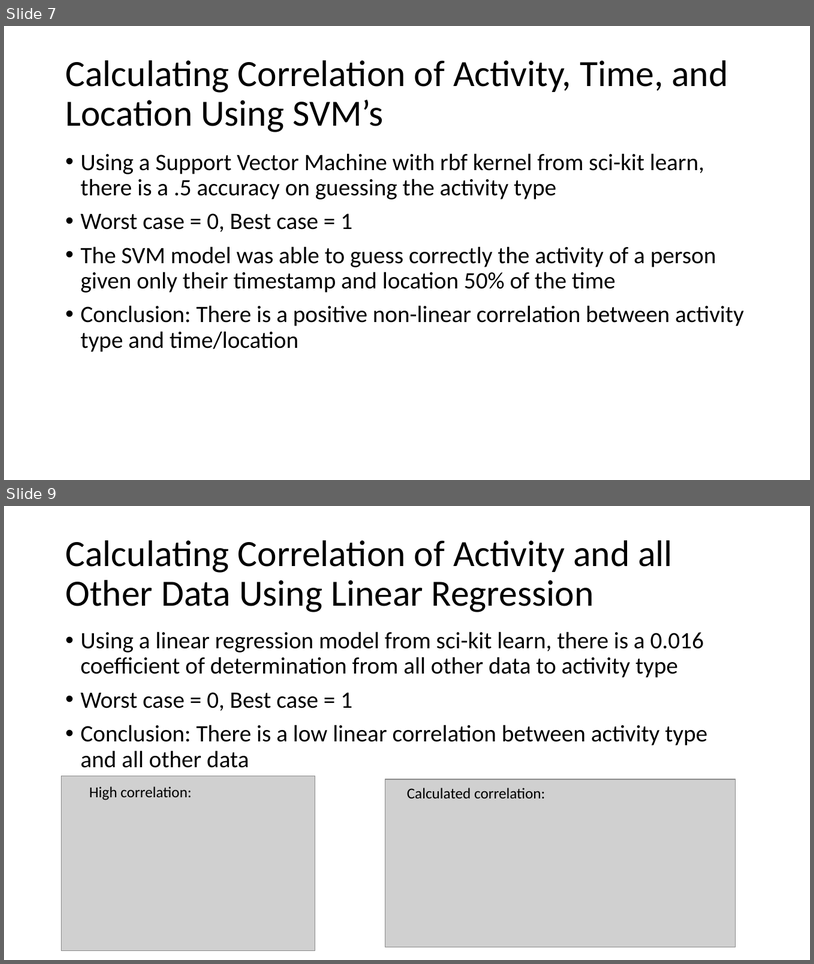
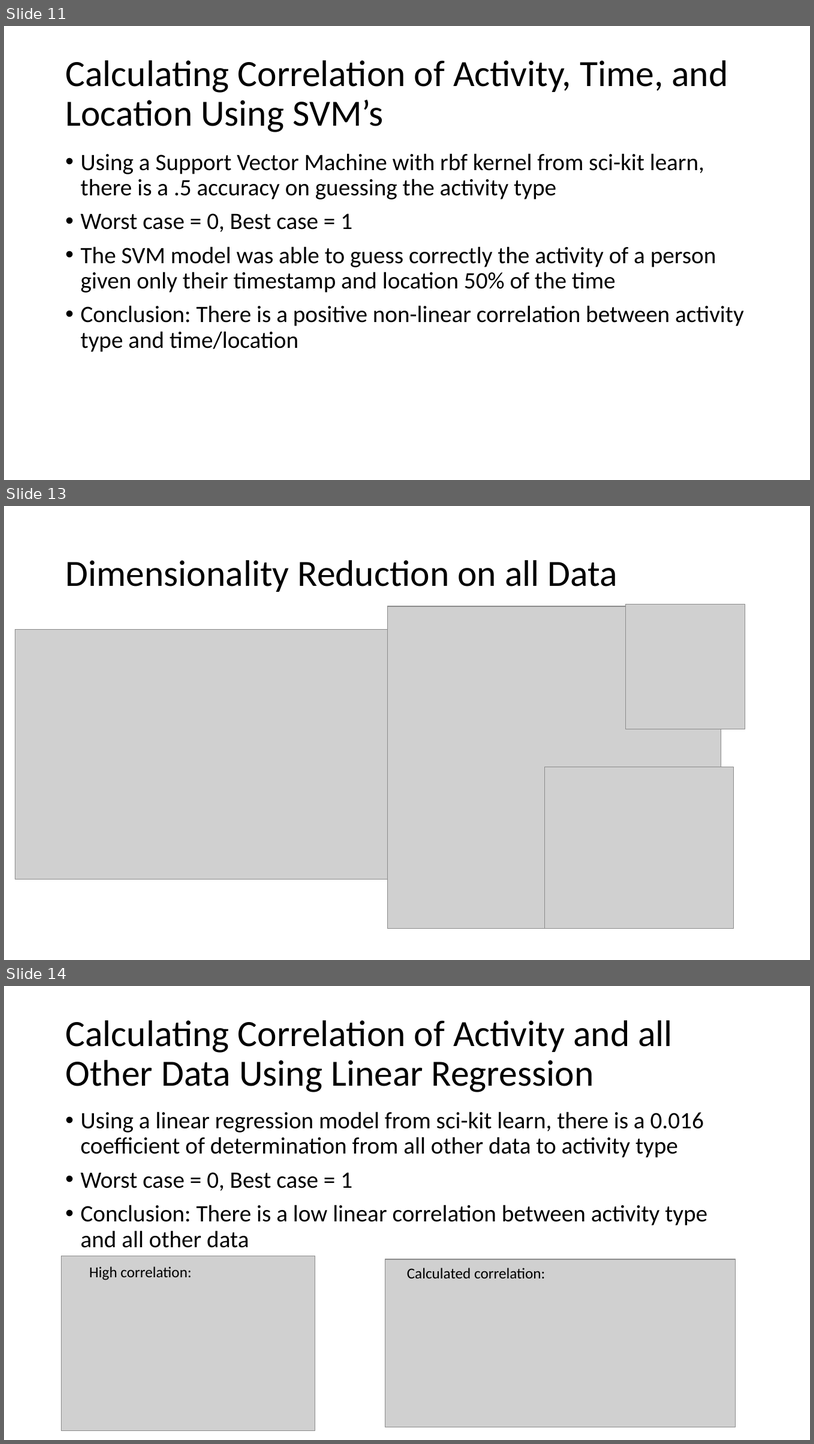
Before and after one commit to ian-mcnichols/CS_480, a slide deck: 480_HW1.pptx. Shown one above the other, each under a label of ours: slides 7 and 9 before the commit, slides 11, 13 and 14 after it; the slides between them are not shown. The pictures are 814x964 and 814x1444 pixels, drawn with LibreOffice and Linux fonts; fonts in the diff are those of the drawing; grey boxes stand for pictures. Boxes give left, top, right and bottom in pixels: in the first picture for what was removed or moved away, otherwise in the second. Text is boxed around its words. In the diff, an @@ line names an element or a change of style, - is before the commit and + after.

```diff
--- a/480_HW1.pptx
+++ b/480_HW1.pptx
@@ slide 13 added at (x1=4, y1=506, x2=810, y2=960), background #FFFFFF @@
@@ title added at (x1=65, y1=560, x2=618, y2=592), 44 pt, text #000000 @@
+Dimensionality Reduction on all Data
@@ picture added at (x1=388, y1=606, x2=722, y2=928) @@
@@ picture added at (x1=626, y1=604, x2=746, y2=729) @@
@@ picture added at (x1=15, y1=630, x2=469, y2=879) @@
@@ picture added at (x1=545, y1=768, x2=734, y2=928) @@
@@ what was slide 7 is now slide 11 @@
@@ what was slide 9 is now slide 14 @@
```
Also in this commit, not shown: 3 slides changed, 4 other slides added.
